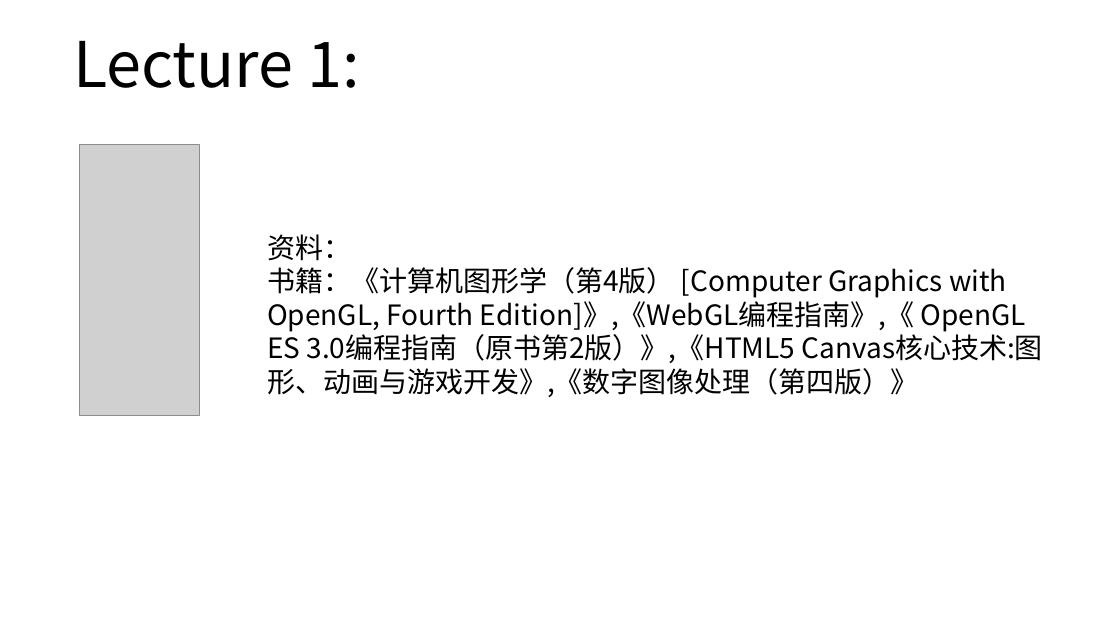
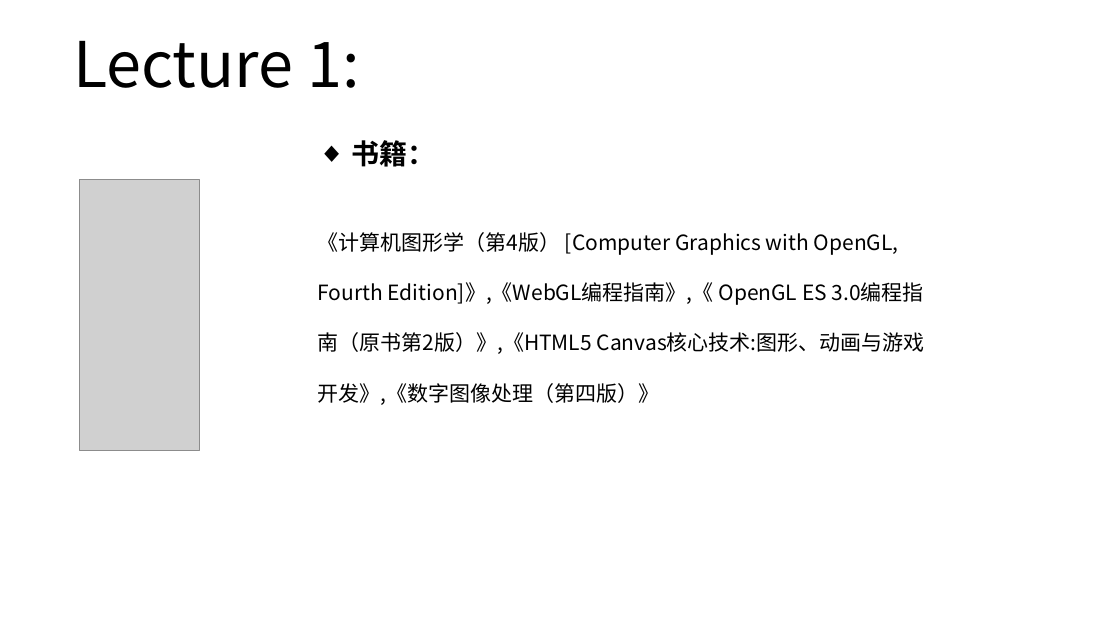
Before and after one commit to sunshaobin/graphical-course, a slide deck: slide 15 of courseware-materials/lecture1/graphical-course-lecture1.pptx. Drawn at 1120x630 pixels with LibreOffice and Linux fonts; fonts in the diff are those of the drawing; grey boxes stand for pictures. Boxes give left, top, right and bottom in pixels: in the first picture for what was removed or moved away, otherwise in the second. Text is boxed around its words. In the diff, an @@ line names an element or a change of style, - is before the commit and + after.

```diff
--- a/courseware-materials/lecture1/graphical-course-lecture1.pptx
+++ b/courseware-materials/lecture1/graphical-course-lecture1.pptx
@@ text at (x1=318, y1=140, x2=925, y2=405): text changed; size 24 to 18 pt @@
-资料：
-书籍：《计算机图形学（第4版） [Computer Graphics with OpenGL, Fourth Edition]》,《WebGL编程指南》,《 OpenGL ES 3.0编程指南（原书第2版）》,《HTML5 Canvas核心技术:图形、动画与游戏开发》,《数字图像处理（第四版）》
+◆ 书籍：
+《计算机图形学（第4版） [Computer Graphics with OpenGL, Fourth Edition]》,《WebGL编程指南》,《 OpenGL ES 3.0编程指南（原书第2版）》,《HTML5 Canvas核心技术:图形、动画与游戏开发》,《数字图像处理（第四版）》
@@ picture moved from (x1=80, y1=145, x2=199, y2=415) to (x1=80, y1=180, x2=199, y2=450) @@
```
Also in this commit, not shown: 15 other slides changed, 1 other file.
